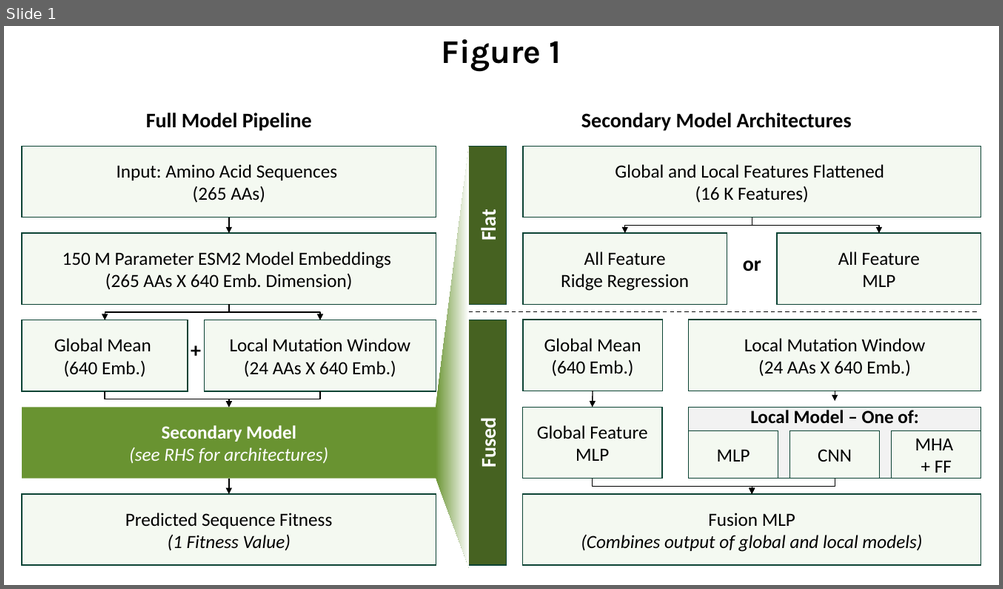
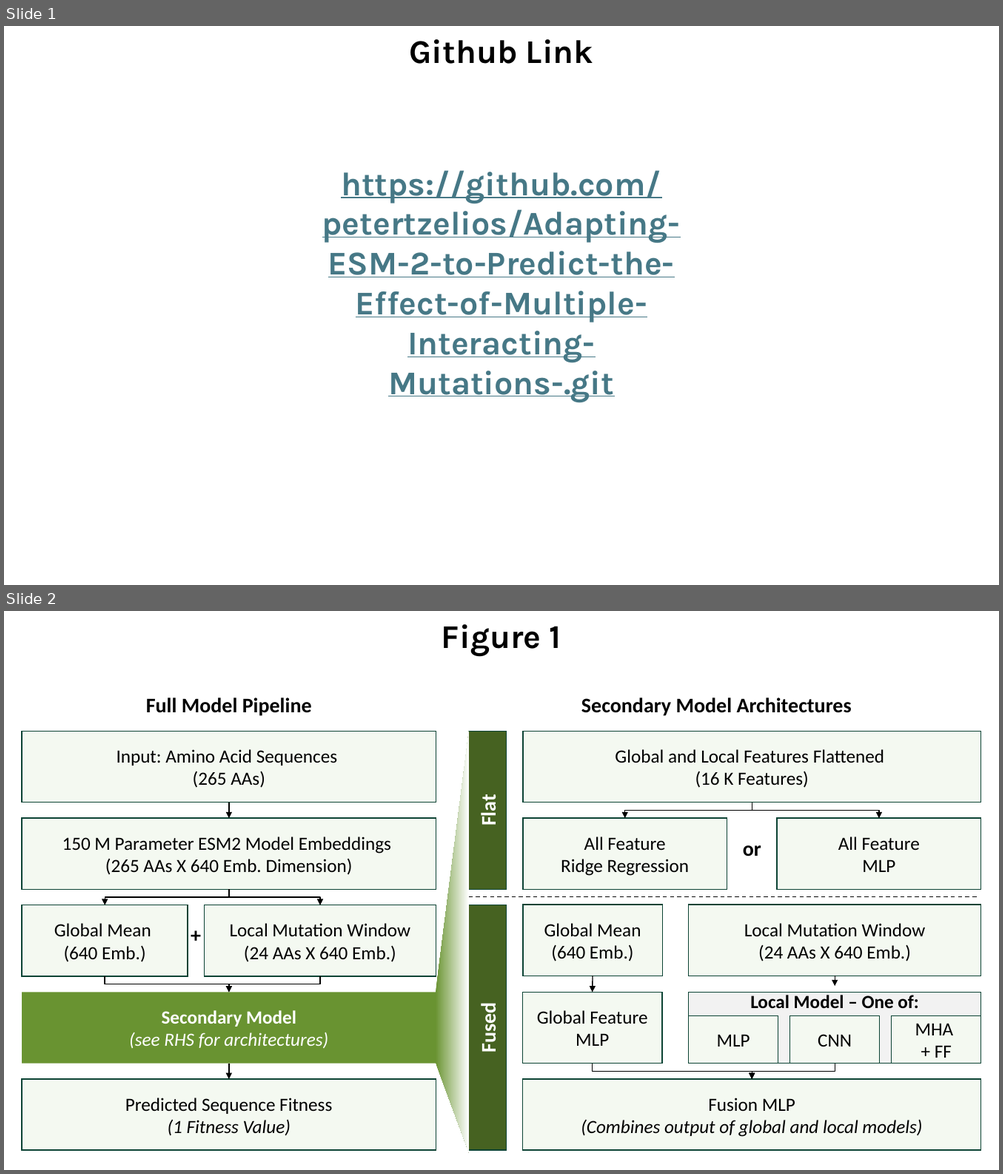
Before and after one commit to petertzelios/Adapting-ESM-2-to-Predict-the-Effect-of-Multiple-Interacting-Mutations-, a slide deck: figures/all_figures.pptx. Shown one above the other, each under a label of ours: slide 1 before the commit, slides 1 and 2 after it. The pictures are 1003x589 and 1003x1174 pixels, drawn with LibreOffice and Linux fonts; fonts in the diff are those of the drawing. Boxes give left, top, right and bottom in pixels: in the first picture for what was removed or moved away, otherwise in the second. Text is boxed around its words. In the diff, an @@ line names an element or a change of style, - is before the commit and + after.

```diff
--- a/figures/all_figures.pptx
+++ b/figures/all_figures.pptx
@@ slide 1 added at <box>4,26,999,585</box>, background #FFFFFF @@
@@ text added at <box>409,39,593,64</box>, 32 pt, text #000000, bold @@
+Github Link
@@ text added at <box>322,170,680,403</box>, 32 pt, text #467886, bold, underline @@
+https://github.com/petertzelios/Adapting-ESM-2-to-Predict-the-Effect-of-Multiple-Interacting-Mutations-.git
@@ what was slide 1 is now slide 2 @@
```
